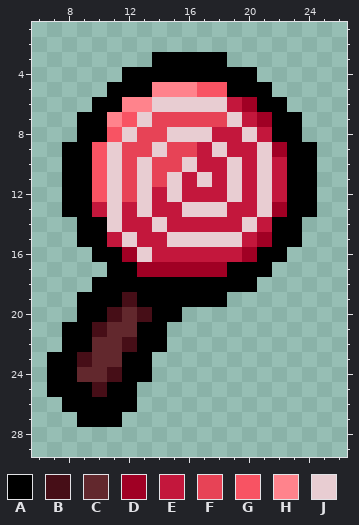
A pixel-art sprite gets an edit: resources/gfx/familiar/lollipop_familiar.png. The picture above is the old version.
The file is 32x32 pixels. Colours within 5 levels of each other are drawn and written as one. Shown: x 6..26, y 1..29.
Palette (. is transparent): A #000000  B #460e17  C #62282d  D #a00024  E #c3173c  F #e74356  G #f85363  H #ff838c  J #e8cdd2
Now the later version:
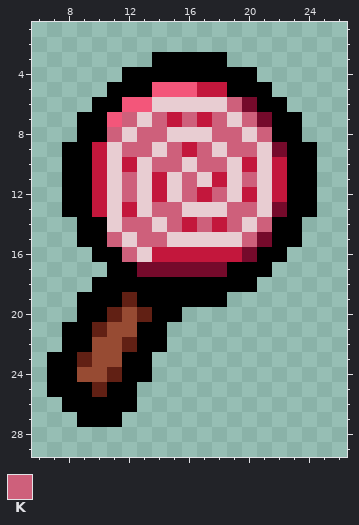
Colours new in this view: K #ce607b
Edits made:
@@ palette @@
-B #460e17
+B #612014
-C #62282d
+C #974b33
-D #a00024
+D #750a2b
-H #ff838c
+H #f3567a
@@ x 6..26 @@
  4 ......AAAAAAAAA......
- 5 .....AAAHHHGGAAA.....
- 6 ....AAHHJJJJJEDAA....
- 7 ...AAHGJFFFFFJEDAA...
- 8 ...AAGJFFJJJEEJEAA...
- 9 ..AAGJFFJFFEJEEJDAA..
-10 ..AAGJFJFFJEEJEJEAA..
-11 ..AAGJFJFJEJEJEJEAA..
-12 ..AAGJFJEJEEEJEJEAA..
-13 ..AAEJEJEEJJJEEJDAA..
-14 ...AAJEEJEEEEEJEAA...
-15 ...AAEJEEJJJJJEDAA...
-16 ....AADJEEEEEEDAA....
+ 5 .....AAAHHHEEAAA.....
+ 6 ....AAHHJJJJJKDAA....
+ 7 ...AAHKJKEKEKJKDAA...
+ 8 ...AAKJKKJJJKKJKAA...
+ 9 ..AAEJKKJKEKJKKJDAA..
+10 ..AAEJEJKKJKKJEJEAA..
+11 ..AAEJKJEJKJEJKJEAA..
+12 ..AAEJKJEJKEKJEJEAA..
+13 ..AAEJEJKKJJJKKJDAA..
+14 ...AAJKKJKEKEKJKAA...
+15 ...AAKJKKJJJJJKDAA...
+16 ....AAKJEEEEEEDAA....
 17 .....AADDDDDDAAA.....
Boxes around the changes in both pictures, in picture pixels (x1, y1, x2, y2):
changed: (77, 82, 287, 397)
